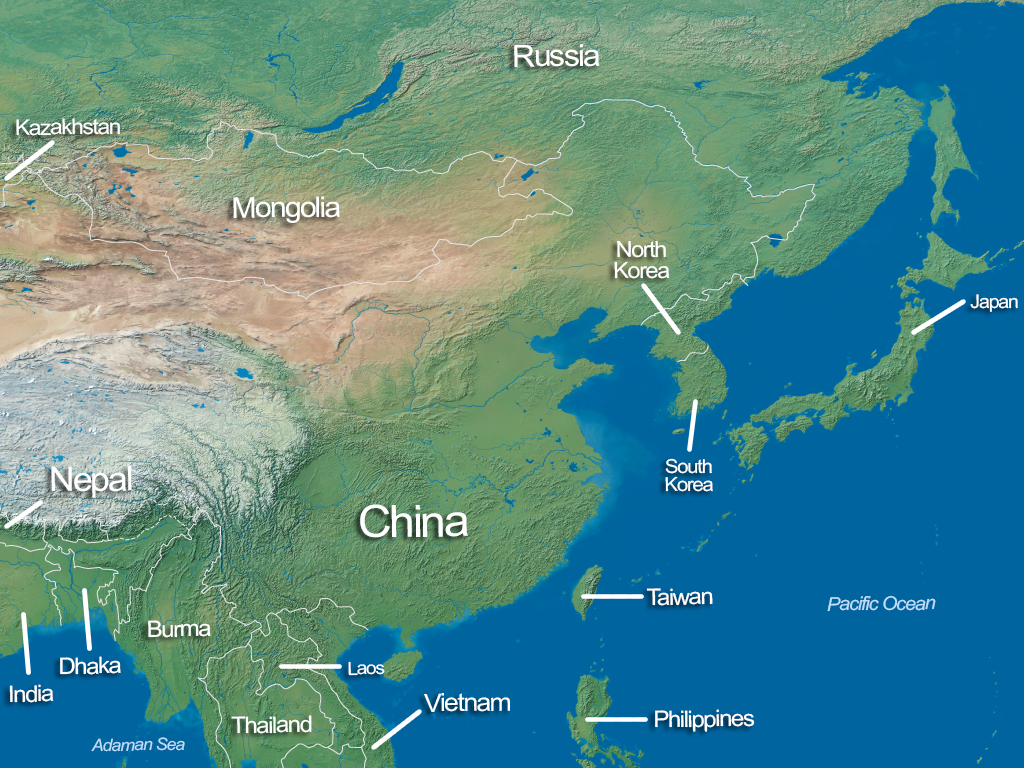
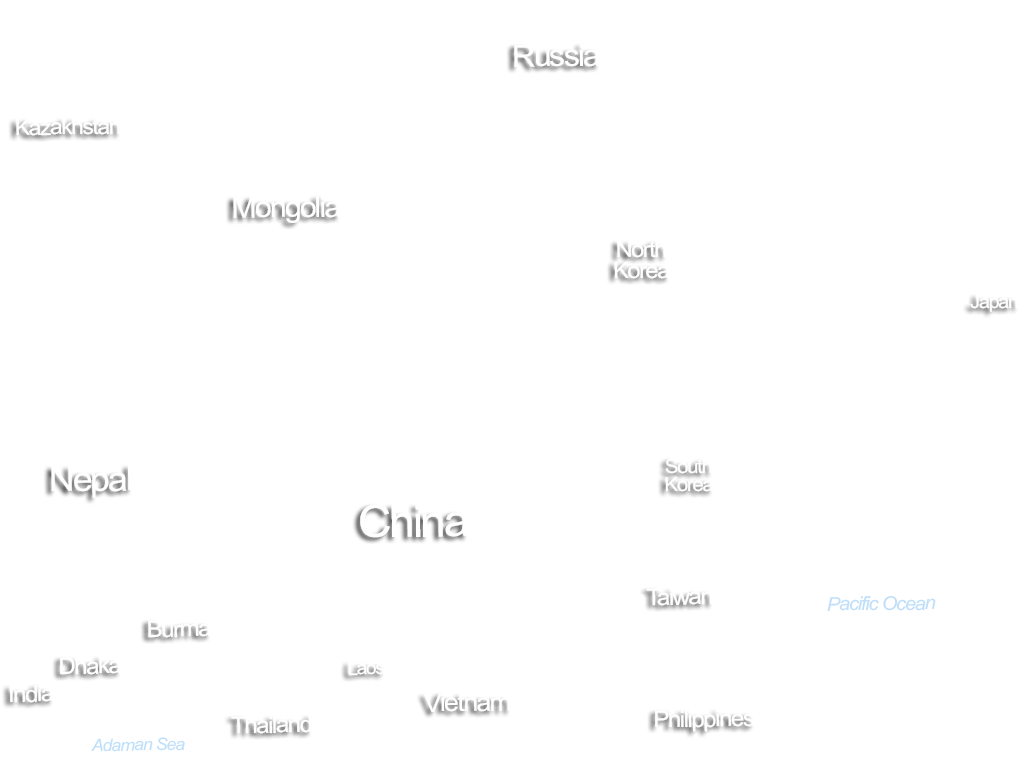
Layered file, before and after one edit (1024 × 768). Changes by layer:
hid "east-asia_lines" over [0, 99, 816, 768]
hid "Background" over [0, 0, 1024, 768]
